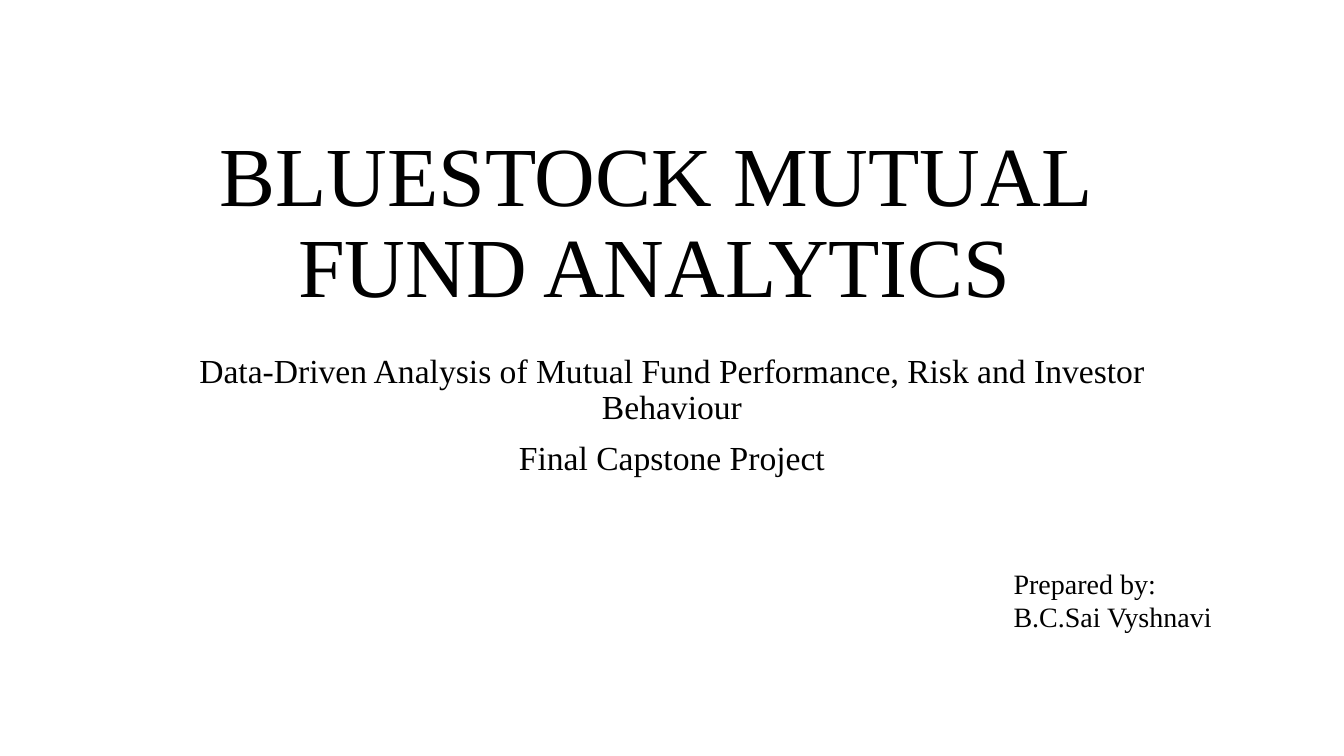
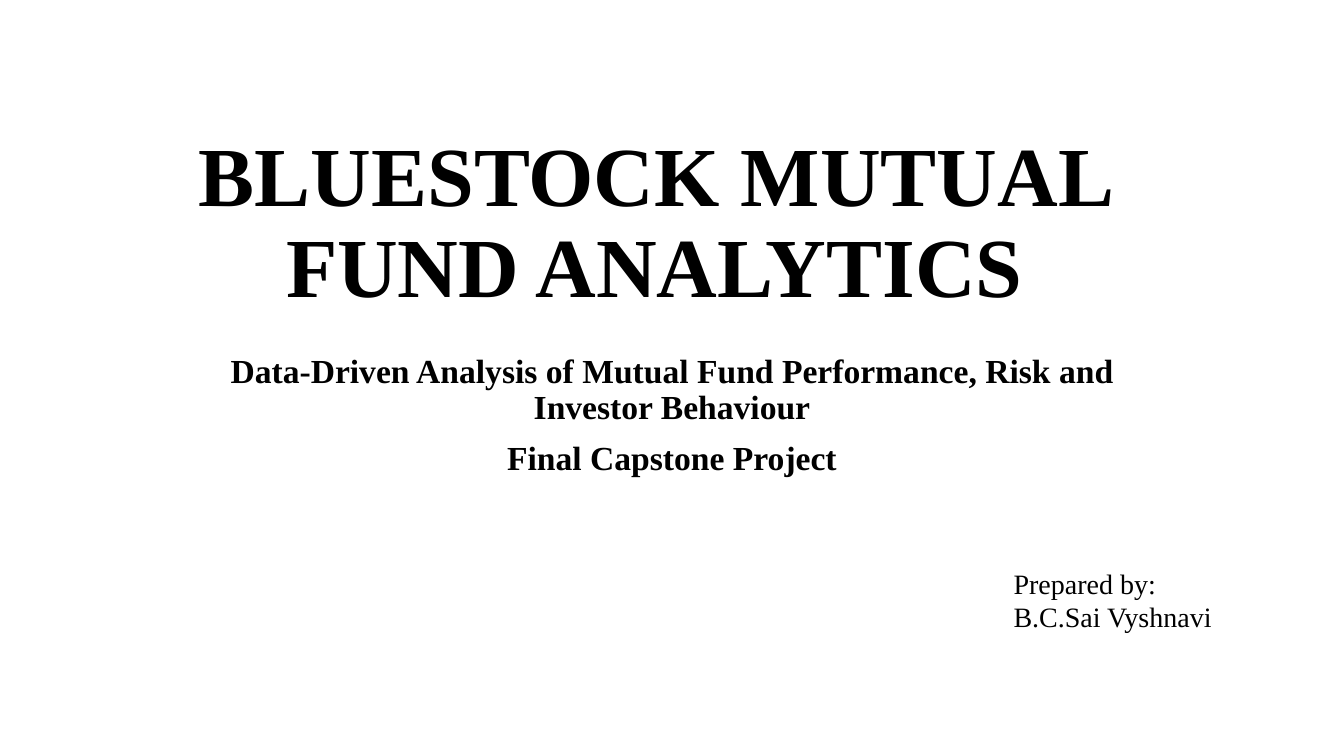
Before and after one commit to SaiVyshnavi2702/MutualFundAnalytics, a slide deck: slide 1 of reports/Bluestock_MF_Presentation.pptx. Drawn at 1344x756 pixels with LibreOffice and Linux fonts; fonts in the diff are those of the drawing. Boxes give left, top, right and bottom in pixels: in the first picture for what was removed or moved away, otherwise in the second. Text is boxed around its words. In the diff, an @@ line names an element or a change of style, - is before the commit and + after.

Commit message:
Finalize D1-D7 project baseline

```diff
--- a/reports/Bluestock_MF_Presentation.pptx
+++ b/reports/Bluestock_MF_Presentation.pptx
@@ title "BLUESTOCK MUTUAL FUND ANALYTICS" at (199,150,1114,298): bold on @@
@@ subtitle "Data-Driven Analysis of Mutual Fund ..." at (231,359,1113,476): bold on @@
```
Also in this commit, not shown: 1 other slide changed, 4 other files.
